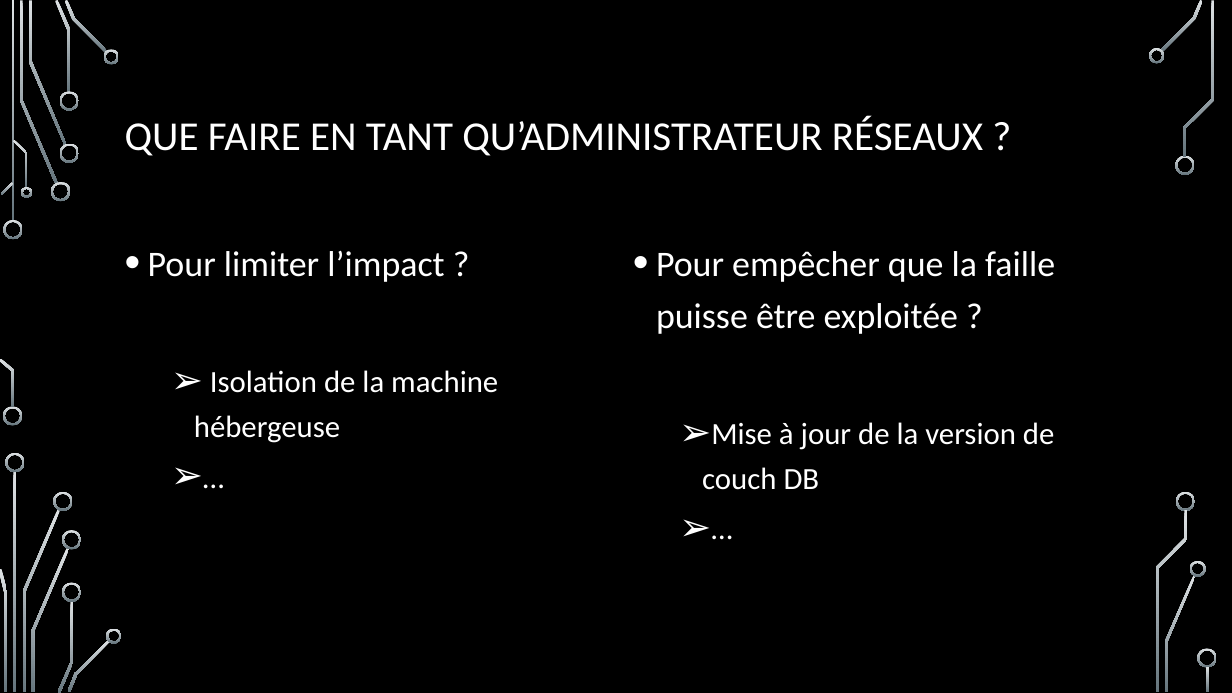
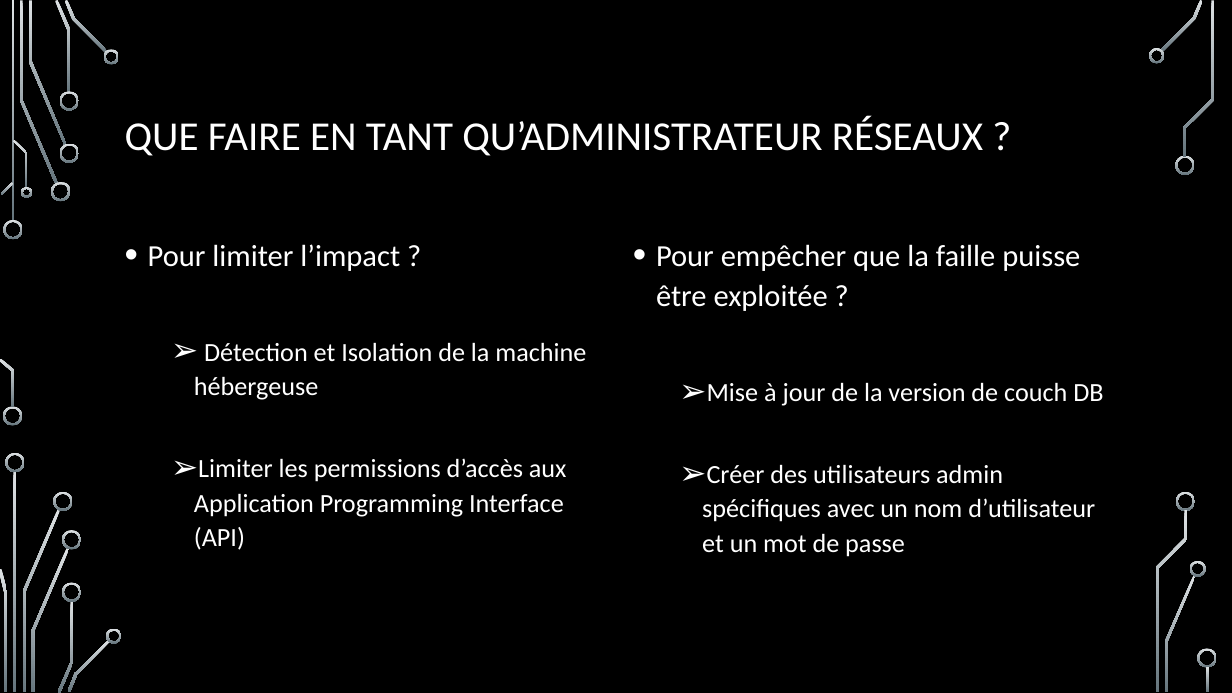
Before and after one commit to Guillaumeclavel/Etude_Faille_CVE_12636, a slide deck: slide 6 of Présentation étude de faille CVE 2017-12635 ET 12636.pptx. Drawn at 1232x693 pixels with LibreOffice and Linux fonts; fonts in the diff are those of the drawing; background and template pictures are left out. Boxes give left, top, right and bottom in pixels: in the first picture for what was removed or moved away, otherwise in the second. Text is boxed around its words. In the diff, an @@ line names an element or a change of style, - is before the commit and + after.

```diff
--- a/Présentation étude de faille CVE 2017-12635 ET 12636.pptx
+++ b/Présentation étude de faille CVE 2017-12635 ET 12636.pptx
@@ text at (148,244,400,271): size 28 to 23.8 pt in "Pour limiter l’impact ?"; line spacing 1.2 to 1.1 @@
@@ text at (656,244,1103,406): size 28 to 23.8 pt in "Pour empêcher que la faille puisse être ..."; size 24 to 20.4 pt in "Mise à jour de la version de ..."; line spacing 1.2 to 1.1 @@
@@ text at (194,342,586,550): text changed; size 24 to 20.4 pt @@
-  ➢ Isolation de la machine hébergeuse
-  ➢ …
+  ➢ Détection et Isolation de la machine hébergeuse
+  ➢ Limiter les permissions d’accès aux Application Programming Interface (API)
@@ text at (702,464,1095,557): text changed; size 24 to 20.4 pt @@
-  ➢ …
+  ➢ Créer des utilisateurs admin spécifiques avec un nom d’utilisateur et un mot de passe
```
Also in this commit, not shown: 2 other slides changed, 3 slides added.
